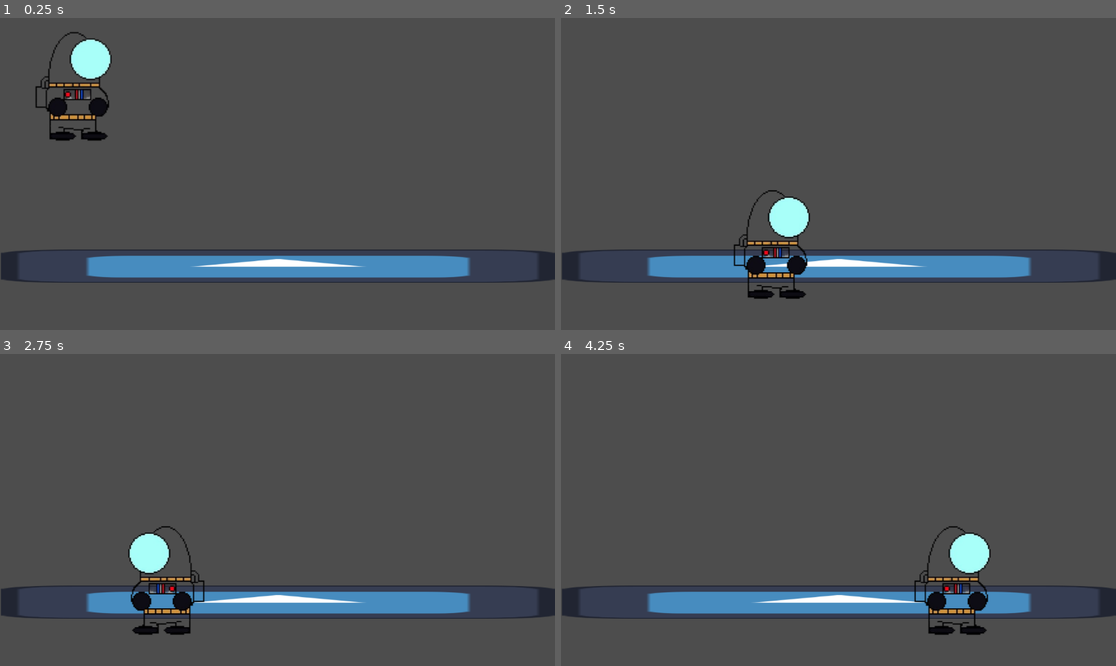
Above: before the commit, frames 1-4 (two rows, left to right).
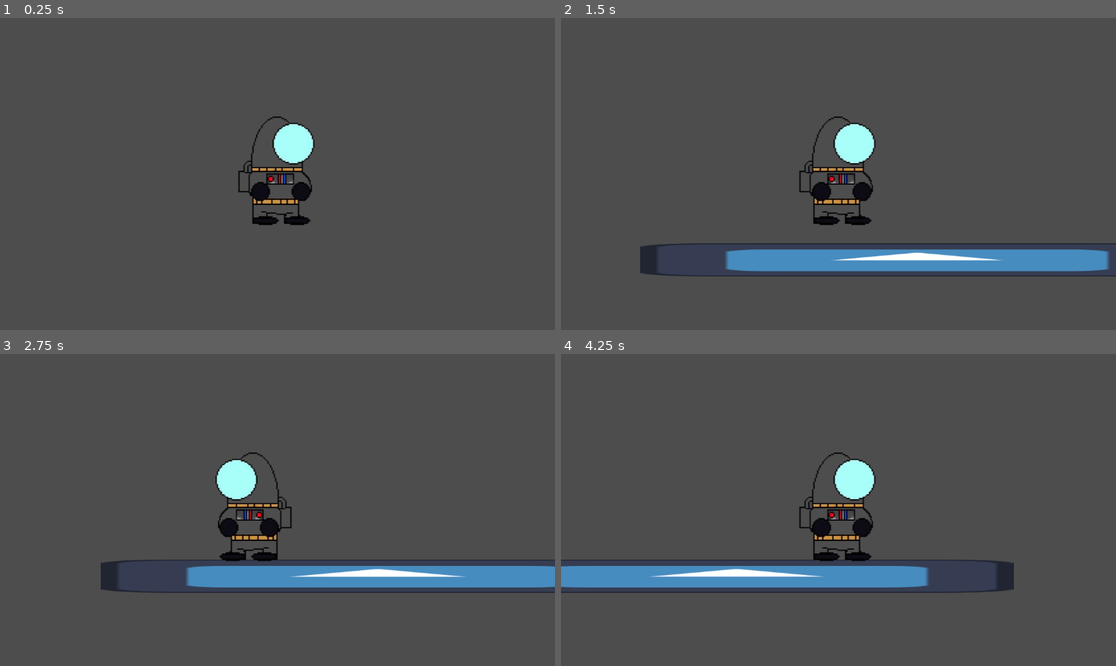
Above: after the commit, the same moments.

Repository: Jpi9525/Chaqueton
Game: Godot game, scene res://Scenes/game.tscn
The game is run twice, just before and just after one commit, with the same random seed, the same clock (stepped at 60 frames per second) and the same inputs. Before the commit the project has no main scene; this scene is started directly in both runs. The engine's default icon, where the game draws it, is replaced by a stand-in: a white triangle on a blue panel in a dark square.
Inputs:
- Up to frame 1 (0.25 s): no input
- Up to frame 2 (1.5 s): tap Enter (ui_accept) at 0.5, 0.77 s; hold Right (ui_right) from 0.53 s (still down)
- Up to frame 3 (2.75 s): tap Enter (ui_accept) at 1.52 s; release Right (ui_right) at 2.03 s; hold Left (ui_left) from 2.03 s (still down)
- Up to frame 4 (4.25 s): release Left (ui_left) at 2.78 s; hold Right (ui_right) from 2.78 s (still down); tap Enter (ui_accept) at 3.02, 3.77 s

The runs differ from the first frame. In frame 1, 10% of the frame differs, in the area x 0-100%, y 4-85%; in frame 2, 10%; in frame 3, 15%, in the area x 0-100%, y 31-90%; in frame 4, 15%.

Commit message:
Cambio de escena

Diff:
--- a/tbd/Scenes/austronauta.tscn
+++ b/tbd/Scenes/austronauta.tscn
@@ -4,6 +4,8 @@
 [ext_resource type="Texture2D" uid="uid://yad2mw5kat0v" path="res://Assets/WhatsApp_Image_2025-10-04_at_5.32.48_PM__2_-removebg-preview.png" id="2_q74uv"]
 
 [sub_resource type="CapsuleShape2D" id="CapsuleShape2D_odqw8"]
+radius = 65.0
+height = 210.0
 
 [sub_resource type="AtlasTexture" id="AtlasTexture_p18od"]
 atlas = ExtResource("2_q74uv")
@@ -55,6 +57,9 @@
 shape = SubResource("CapsuleShape2D_odqw8")
 
 [node name="AnimatedSprite2D" type="AnimatedSprite2D" parent="CharacterBody2D"]
+position = Vector2(-26, -9)
 sprite_frames = SubResource("SpriteFrames_qg758")
 animation = &"Running"
 offset = Vector2(-3, -3)
+
+[node name="Camera2D" type="Camera2D" parent="CharacterBody2D"]
--- a/tbd/Scenes/centro_control.tscn
+++ b/tbd/Scenes/centro_control.tscn
@@ -1,9 +1,7 @@
-[gd_scene load_steps=5 format=3 uid="uid://dfnqhvmr0vkuh"]
+[gd_scene load_steps=6 format=3 uid="uid://dfnqhvmr0vkuh"]
 
 [ext_resource type="Texture2D" uid="uid://d13a7gxsiaqyl" path="res://icon.svg" id="1_aq7gb"]
-
-[sub_resource type="RectangleShape2D" id="RectangleShape2D_3kkib"]
-size = Vector2(500, 20)
+[ext_resource type="PackedScene" uid="uid://bl2263snmmmft" path="res://Scenes/austronauta.tscn" id="2_3kkib"]
 
 [sub_resource type="RectangleShape2D" id="RectangleShape2D_caogg"]
 size = Vector2(20, 56)
@@ -11,15 +9,10 @@
 [sub_resource type="RectangleShape2D" id="RectangleShape2D_g0i6s"]
 size = Vector2(6.5, 56)
 
+[sub_resource type="RectangleShape2D" id="RectangleShape2D_3kkib"]
+size = Vector2(526, 20)
+
 [node name="CentroControl" type="Node2D"]
-
-[node name="RigidBody2D" type="RigidBody2D" parent="."]
-
-[node name="Sprite2D" type="Sprite2D" parent="RigidBody2D"]
-
-[node name="CollisionShape2D" type="CollisionShape2D" parent="RigidBody2D"]
-position = Vector2(276.25, 638)
-shape = SubResource("RectangleShape2D_3kkib")
 
 [node name="Area2D" type="Area2D" parent="."]
 
@@ -37,3 +30,12 @@
 position = Vector2(524.25, 600)
 shape = SubResource("RectangleShape2D_g0i6s")
 debug_color = Color(0.8033596, 0.37931654, 0.47313112, 0.41960785)
+
+[node name="Astronauta" parent="." instance=ExtResource("2_3kkib")]
+position = Vector2(66, 456)
+
+[node name="StaticBody2D2" type="StaticBody2D" parent="."]
+
+[node name="CollisionShape2D" type="CollisionShape2D" parent="StaticBody2D2"]
+position = Vector2(264, 638)
+shape = SubResource("RectangleShape2D_3kkib")
--- a/tbd/Scenes/menu.tscn
+++ b/tbd/Scenes/menu.tscn
@@ -1,6 +1,6 @@
 [gd_scene load_steps=3 format=3 uid="uid://y6s6mql2qx2"]
 
-[ext_resource type="Script" uid="uid://sfmdcsc2a7gv" path="res://menu.gd" id="1_ouk20"]
+[ext_resource type="Script" uid="uid://sfmdcsc2a7gv" path="res://Scripts/menu.gd" id="1_ouk20"]
 [ext_resource type="Texture2D" uid="uid://d13a7gxsiaqyl" path="res://icon.svg" id="2_mae5d"]
 
 [node name="Menu" type="Control"]
--- a/tbd/Scripts/character_body_2d.gd
+++ b/tbd/Scripts/character_body_2d.gd
@@ -4,6 +4,8 @@
 const SPEED = 300.0
 const JUMP_VELOCITY = -400.0
 
+func _ready():
+	$Camera2D.make_current()
 
 func _physics_process(delta: float) -> void:
 	# Add the gravity.
--- a/tbd/Scripts/menu.gd
+++ b/tbd/Scripts/menu.gd
@@ -2,7 +2,7 @@
 
 
 func _on_play_pressed() -> void:
-	get_tree().change_scene_to_file("res://game.tscn")
+	get_tree().change_scene_to_file("res://Scenes/centro_control.tscn")
 
 
 func _on_quit_pressed() -> void:
--- a/tbd/project.godot
+++ b/tbd/project.godot
@@ -11,5 +11,6 @@
 [application]
 
 config/name="TBD"
+run/main_scene="uid://cun4021b8ghcg"
 config/features=PackedStringArray("4.5", "Forward Plus")
 config/icon="res://icon.svg"
